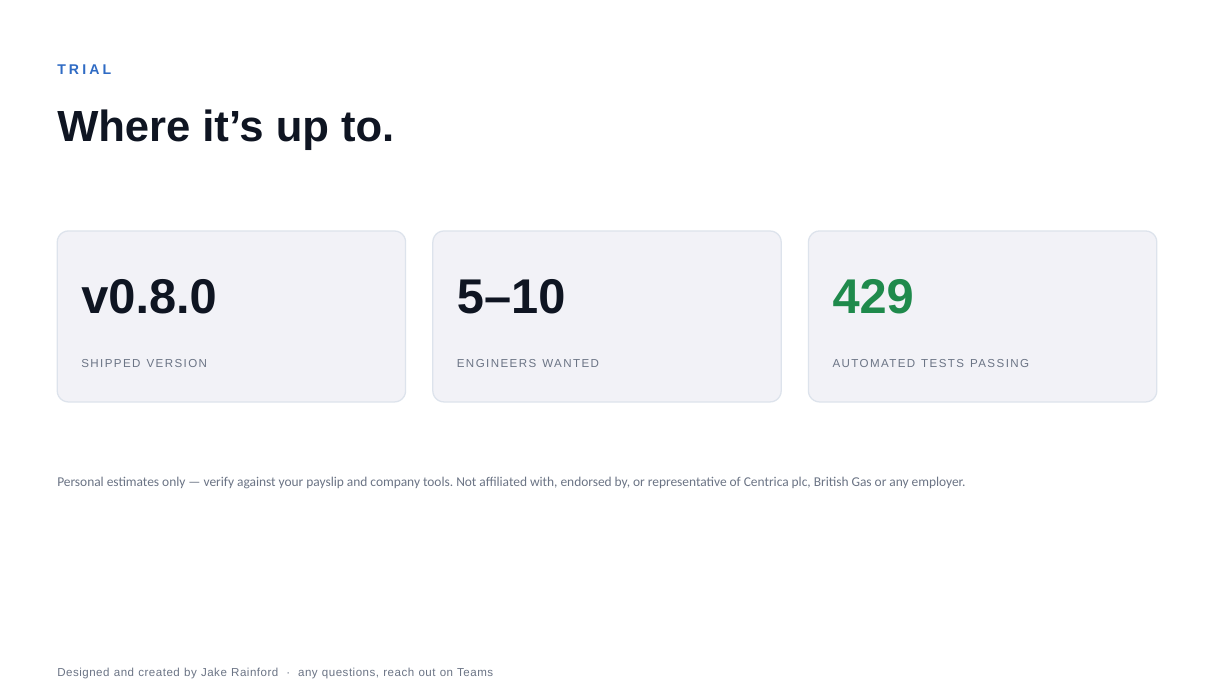
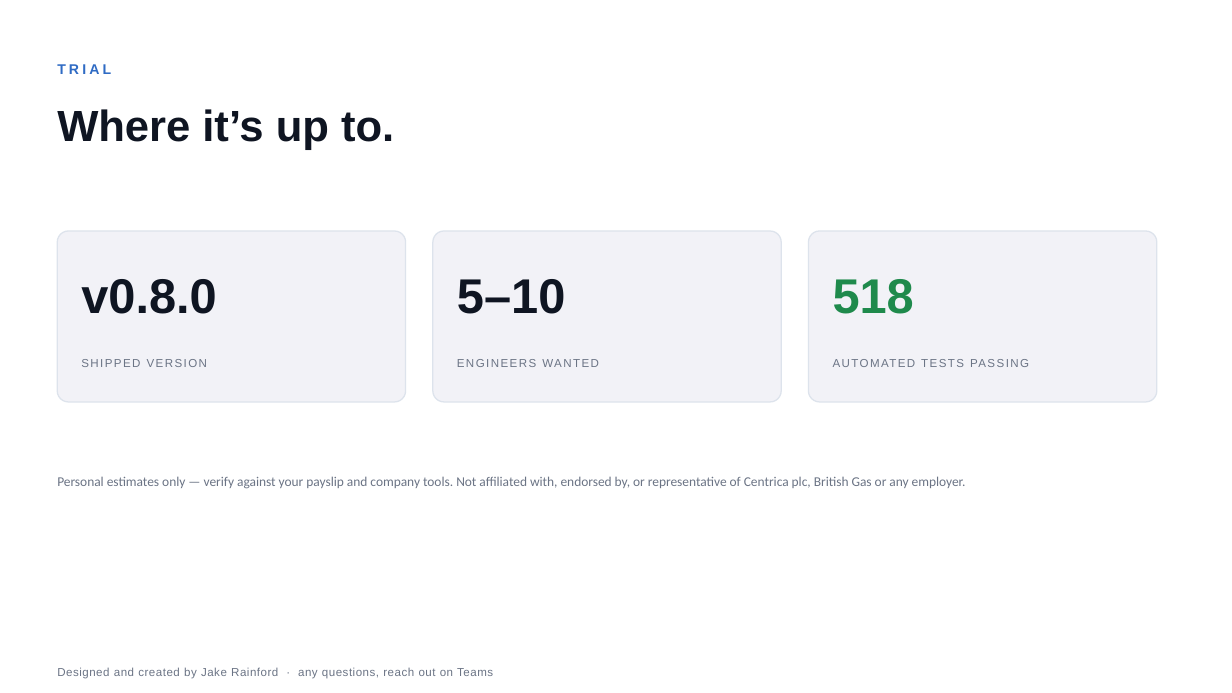
Before and after one commit to belacorg/CTAPTracker, a slide deck: slide 10 of docs/presentation/CTAP-Tracker.pptx. Drawn at 1232x693 pixels with LibreOffice and Linux fonts; fonts in the diff are those of the drawing. Boxes give left, top, right and bottom in pixels: in the first picture for what was removed or moved away, otherwise in the second. Text is boxed around its words. In the diff, an @@ line names an element or a change of style, - is before the commit and + after.

```diff
--- a/docs/presentation/CTAP-Tracker.pptx
+++ b/docs/presentation/CTAP-Tracker.pptx
@@ text at (833, 279, 914, 314): text changed @@
-429
+518
```
Also in this commit, not shown: 2 other slides changed, 2 other files.
